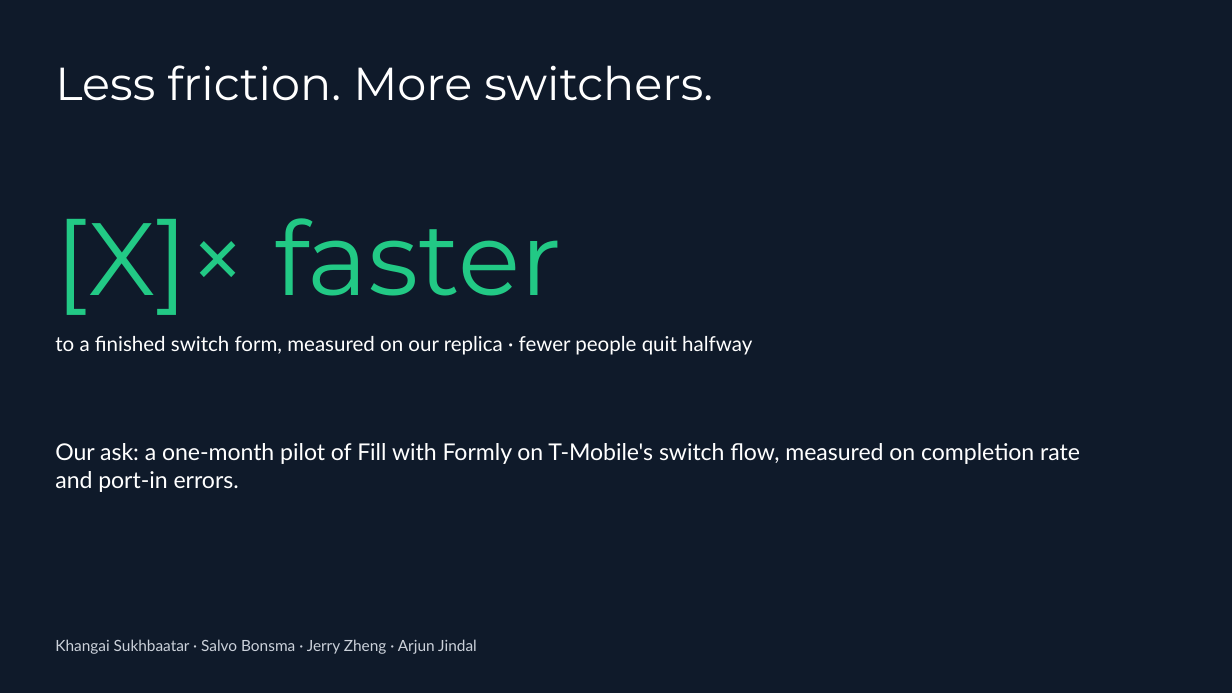
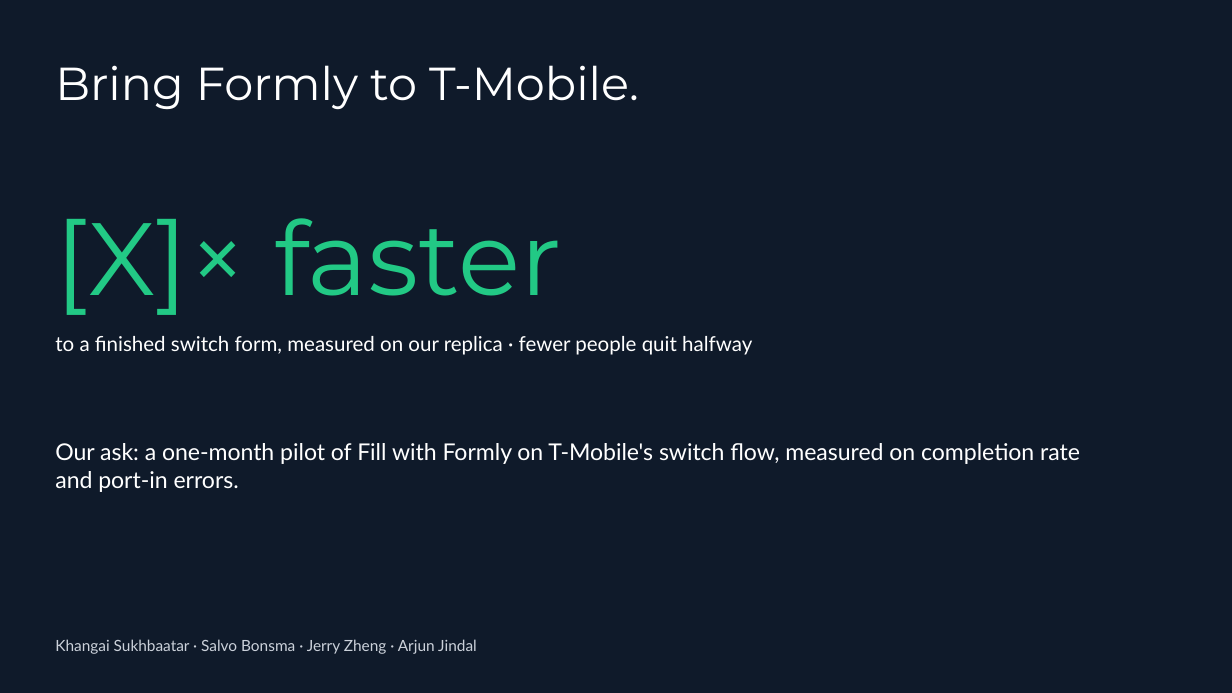
Before and after one commit to salvobonsma/DubHacks2026, a slide deck: slide 7 of deck/Formly-deck.pptx. Drawn at 1232x693 pixels with LibreOffice and Linux fonts; fonts in the diff are those of the drawing. Boxes give left, top, right and bottom in pixels: in the first picture for what was removed or moved away, otherwise in the second. Text is boxed around its words. In the diff, an @@ line names an element or a change of style, - is before the commit and + after.

```diff
--- a/deck/Formly-deck.pptx
+++ b/deck/Formly-deck.pptx
@@ text at box(55, 65, 639, 110): text changed @@
-Less friction. More switchers.
+Bring Formly to T-Mobile.
```
Also in this commit, not shown: 3 other slides changed, 2 other files.
